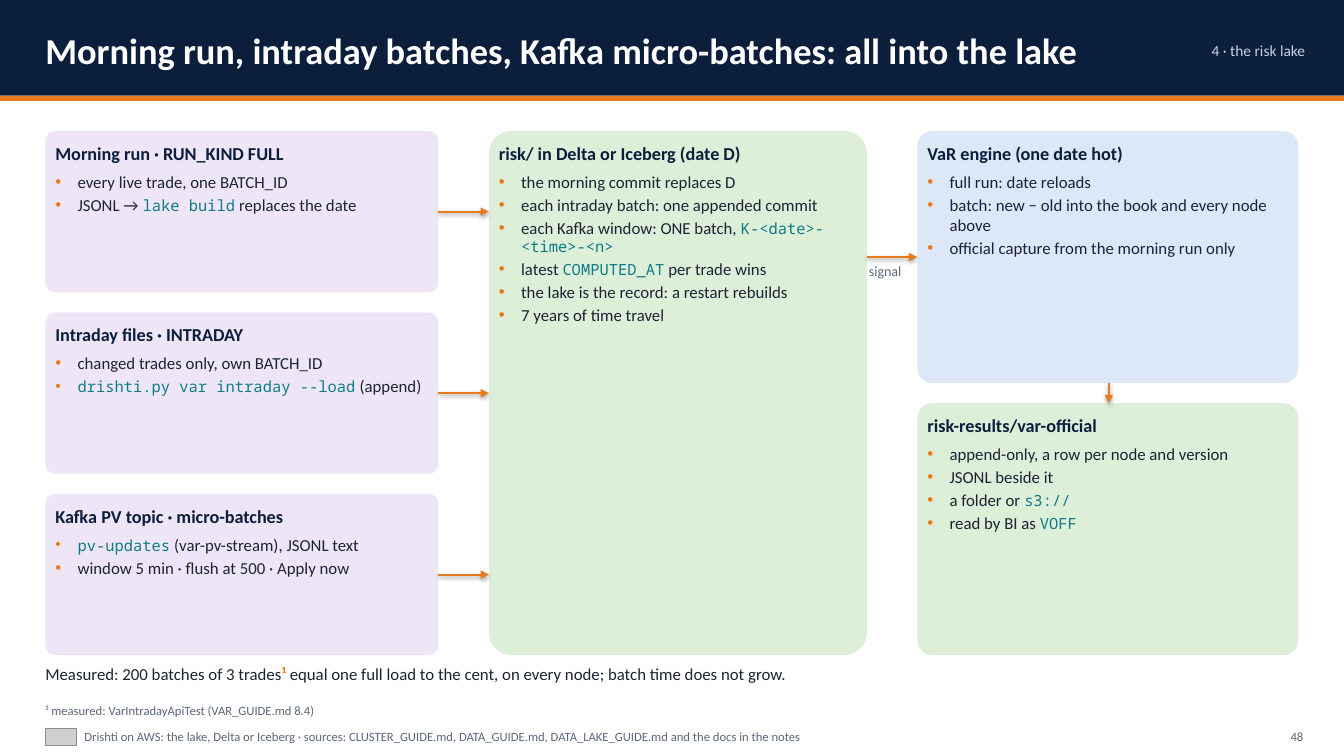
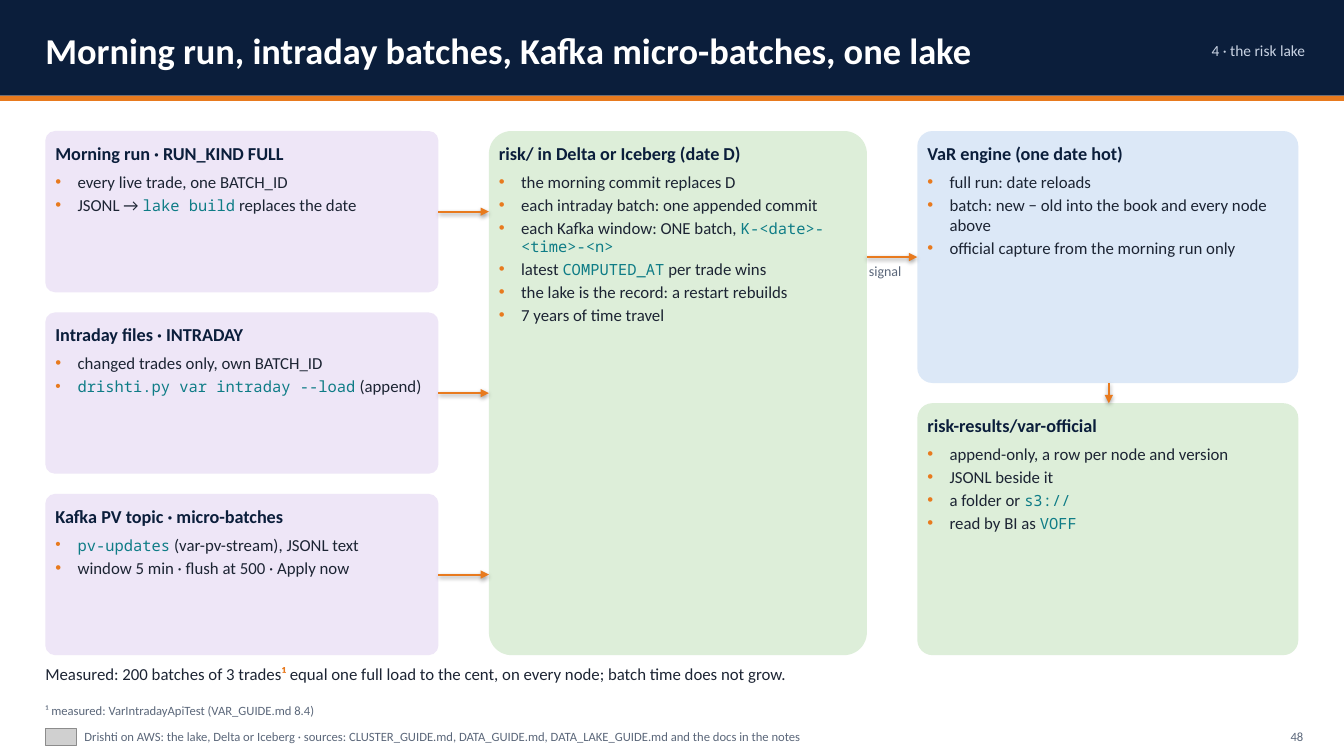
Before and after one commit to ajsinha/drishti, a slide deck: slide 48 of docs/publications/Drishti-on-AWS.pptx. Drawn at 1344x756 pixels with LibreOffice and Linux fonts; fonts in the diff are those of the drawing; grey boxes stand for pictures. Boxes give left, top, right and bottom in pixels: in the first picture for what was removed or moved away, otherwise in the second. Text is boxed around its words. In the diff, an @@ line names an element or a change of style, - is before the commit and + after.

```diff
--- a/docs/publications/Drishti-on-AWS.pptx
+++ b/docs/publications/Drishti-on-AWS.pptx
@@ text at <box>45,38,971,70</box>: text changed @@
-Morning run, intraday batches, Kafka micro-batches: all into the lake
+Morning run, intraday batches, Kafka micro-batches, one lake
```
Also in this commit, not shown: 53 other slides changed, 3 slides added, 5 other files.
